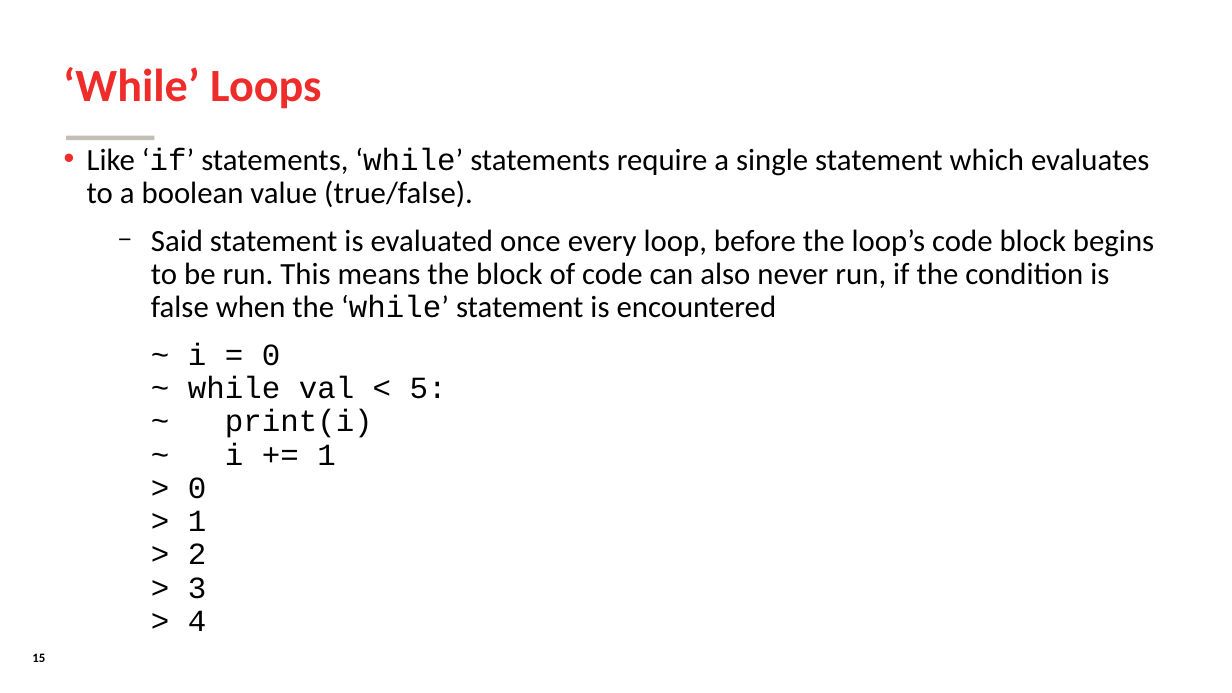
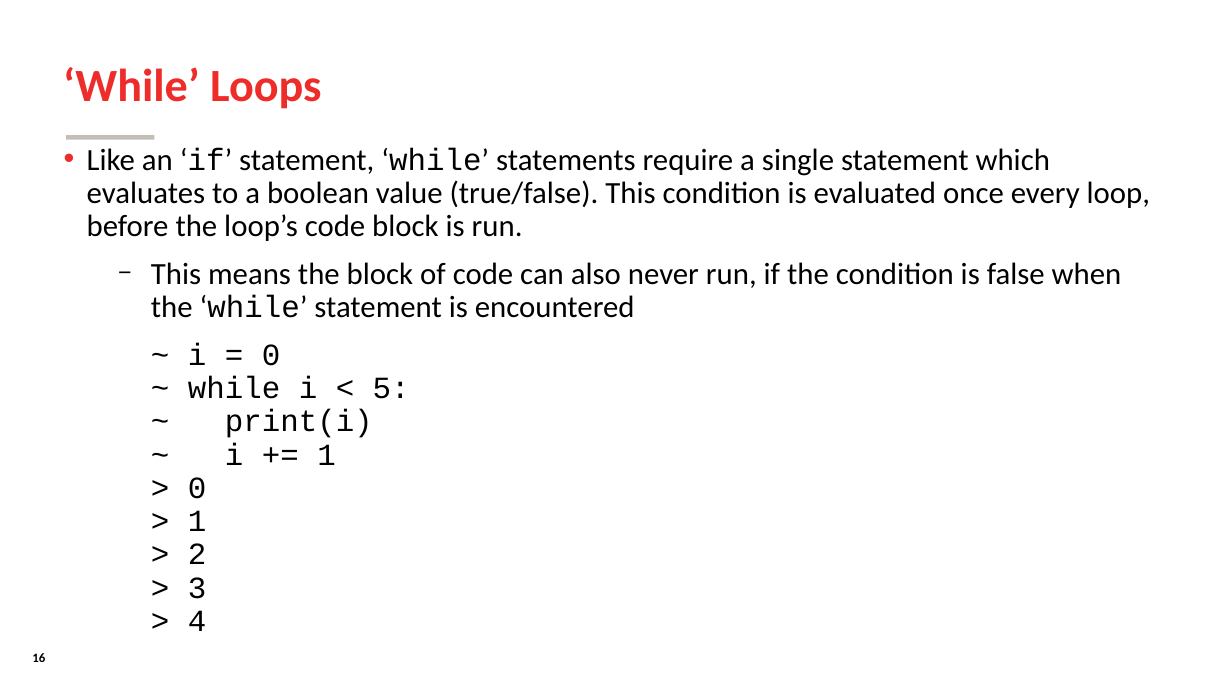
Before and after one commit to SomeoneInParticular/MDPR613_CourseMaterial, a slide deck: slide 16 of PythonCrashCourse/Unit1_ProceduralPython/Unit1_ProceduralPython.odp (slide 15 before the commit). Drawn at 1232x693 pixels with LibreOffice and Linux fonts; fonts in the diff are those of the drawing; background and template pictures are left out. Boxes give left, top, right and bottom in pixels: in the first picture for what was removed or moved away, otherwise in the second. Text is boxed around its words. In the diff, an @@ line names an element or a change of style, - is before the commit and + after.

```diff
--- a/PythonCrashCourse/Unit1_ProceduralPython/Unit1_ProceduralPython.odp
+++ b/PythonCrashCourse/Unit1_ProceduralPython/Unit1_ProceduralPython.odp
@@ text at bbox=[87, 147, 1150, 631]: text changed @@
-• Like ‘if’ statements, ‘while’ statements require a single statement which evaluates to a boolean value (true/false).
-  − Said statement is evaluated once every loop, before the loop’s code block begins to be run. This means the block of code can also never run, if the condition is false when the ‘while’ statement is encountered
-  ~ i = 0
-  ~ while val < 5:
-  ~ print(i)
-  ~ i += 1
-  > 0
-  > 1
-  > 2
-  > 3
-  > 4
+• Like an ‘if’ statement, ‘while’ statements require a single statement which evaluates to a boolean value (true/false). This condition is evaluated once every loop, before the loop’s code block is run.
+  − This means the block of code can also never run, if the condition is false when the ‘while’ statement is encountered
+  ~ i = 0
+  ~ while i < 5:
+  ~ print(i)
+  ~ i += 1
+  > 0
+  > 1
+  > 2
+  > 3
+  > 4
```
Also in this commit, not shown: 19 other slides changed, 1 slide added, 1 other file.
